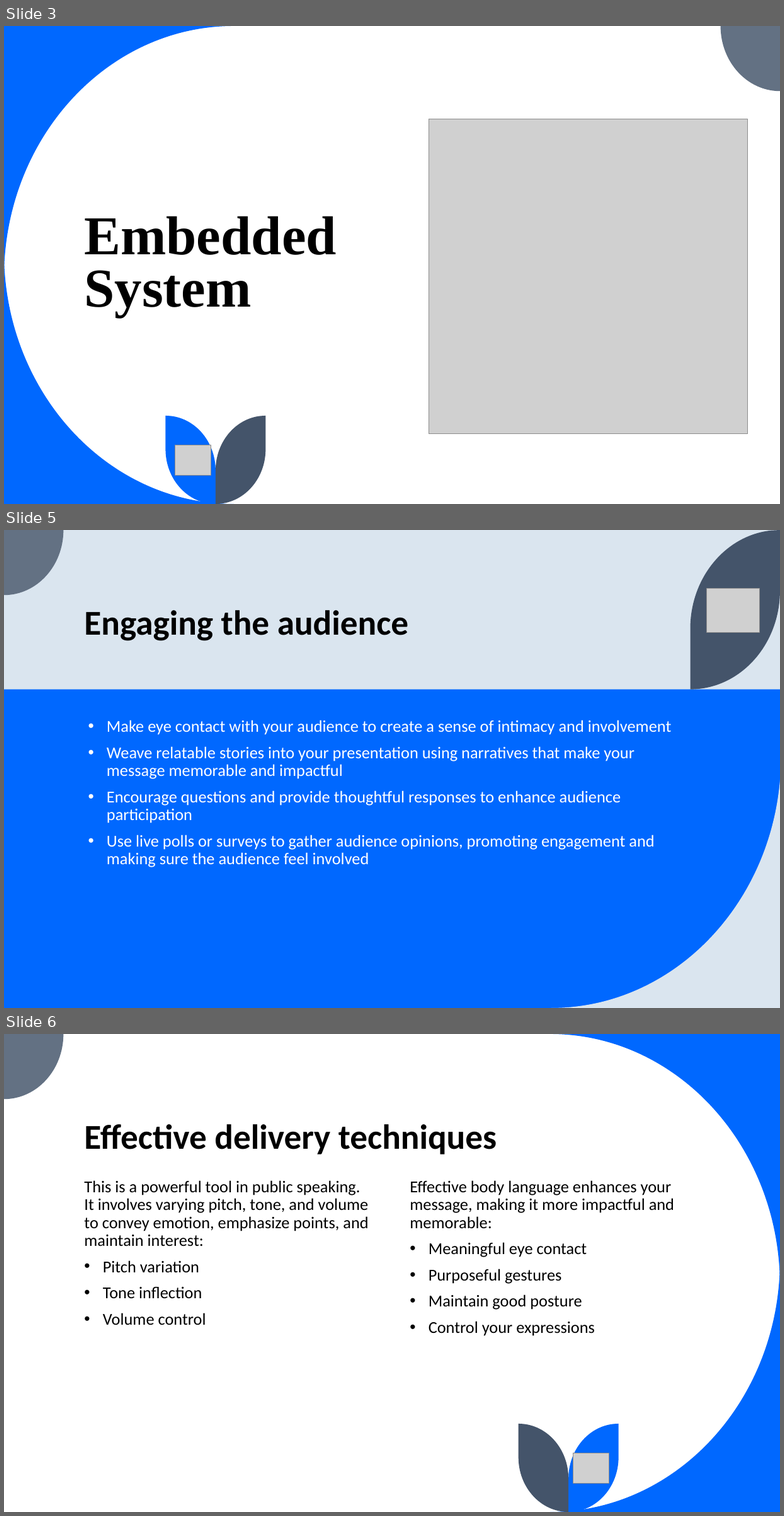
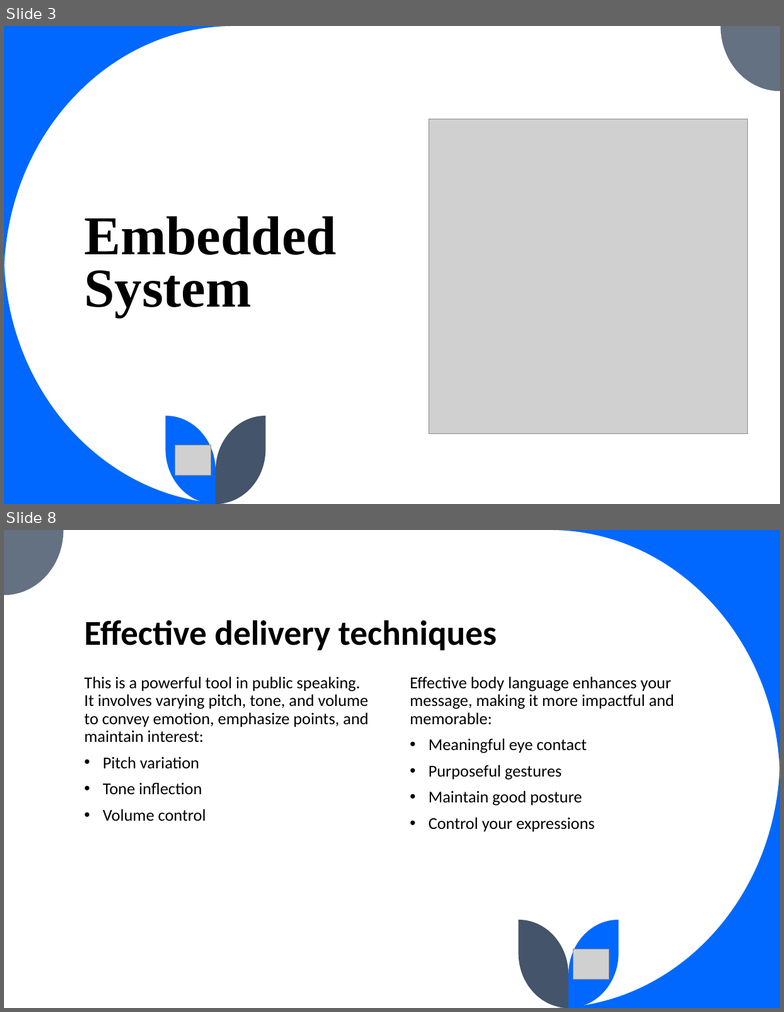
Before and after one commit to qossayrida/kakush, a slide deck: Arduino_Course/Arduino.pptx. Shown one above the other, each under a label of ours: slides 3, 5 and 6 before the commit, slides 3 and 8 after it; the slides between them are not shown. The pictures are 784x1516 and 784x1012 pixels, drawn with LibreOffice and Linux fonts; fonts in the diff are those of the drawing; grey boxes stand for pictures. Boxes give left, top, right and bottom in pixels: in the first picture for what was removed or moved away, otherwise in the second. Text is boxed around its words. In the diff, an @@ line names an element or a change of style, - is before the commit and + after.

```diff
--- a/Arduino_Course/Arduino.pptx
+++ b/Arduino_Course/Arduino.pptx
@@ slide 5 removed at [4,530,780,1008], background #DAE5EF; not listed: 1 template element that a slide beside it also shows @@
@@ freeform shape removed at [691,530,780,689] @@
@@ picture removed at [707,589,760,633] @@
@@ title removed at [84,610,408,641] @@
-Engaging the audience
@@ rectangle removed at [4,689,780,1008] @@
@@ text removed at [107,720,671,867] @@
-• Make eye contact with your audience to create a sense of intimacy and involvement
-• Weave relatable stories into your presentation using narratives that make your message memorable and impactful
-• Encourage questions and provide thoughtful responses to enhance audience participation
-• Use live polls or surveys to gather audience opinions, promoting engagement and making sure the audience feel involved
@@ freeform shape removed at [551,756,780,1008] @@
@@ what was slide 6 is now slide 8 @@
```
Also in this commit, not shown: 4 slides added, 1 other slide removed.
